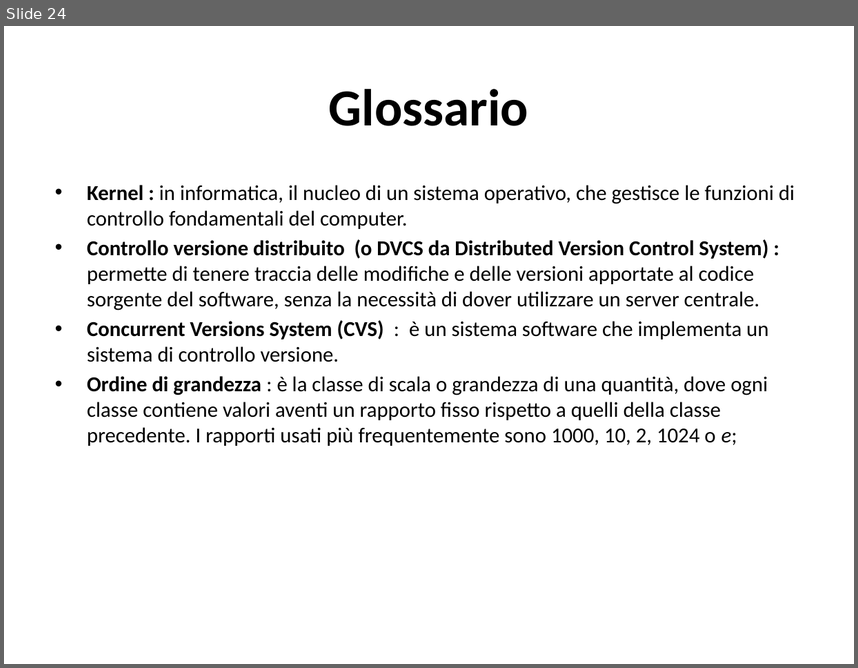
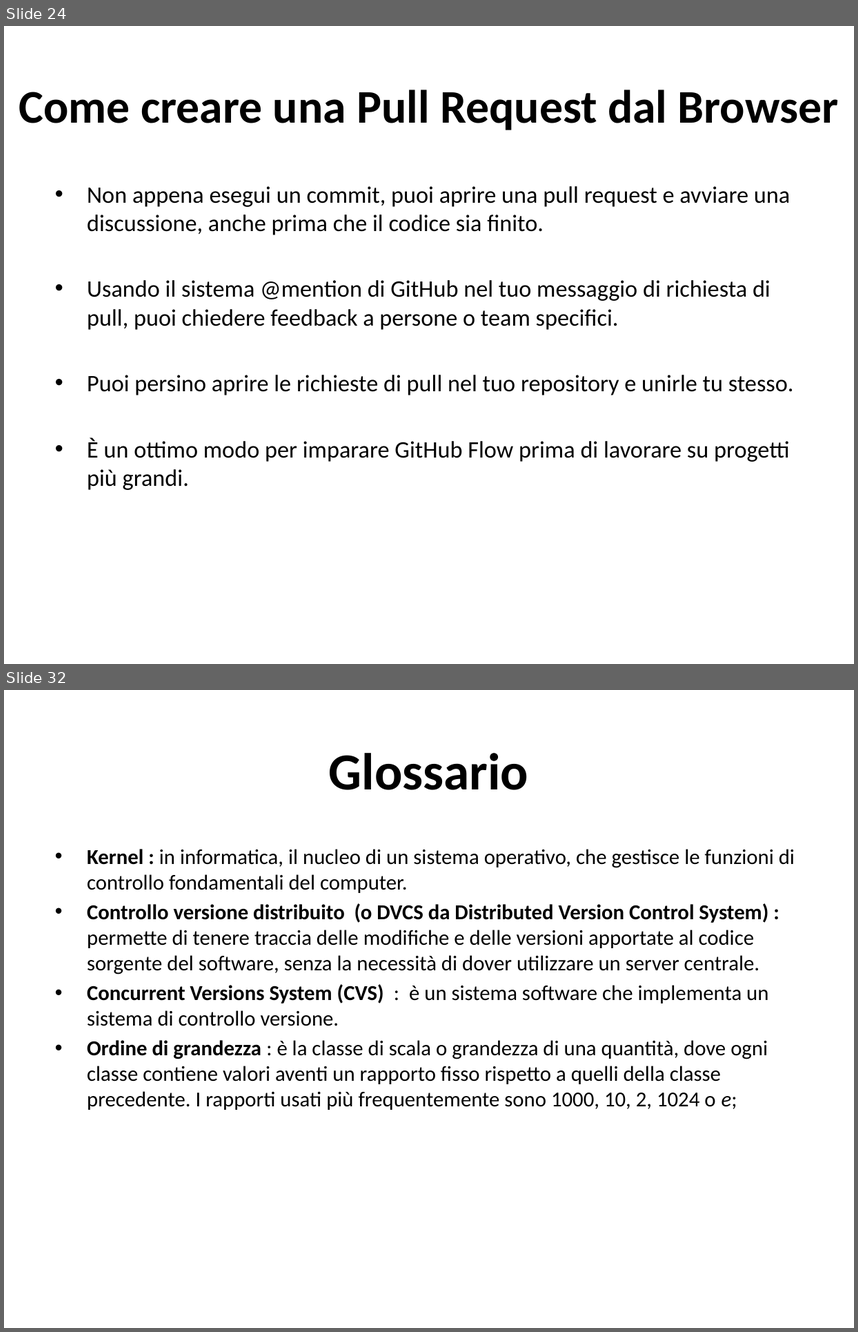
Before and after one commit to TeamEngim/GitHub-Introduction, a slide deck: Primi passi su GitHub.pptx. Shown one above the other, each under a label of ours: slide 24 before the commit, slides 24 and 32 after it; the slides between them are not shown. The pictures are 858x668 and 858x1332 pixels, drawn with LibreOffice and Linux fonts; fonts in the diff are those of the drawing. Boxes give left, top, right and bottom in pixels: in the first picture for what was removed or moved away, otherwise in the second. Text is boxed around its words. In the diff, an @@ line names an element or a change of style, - is before the commit and + after.

```diff
--- a/Primi passi su GitHub.pptx
+++ b/Primi passi su GitHub.pptx
@@ slide 24 added at (4,26,854,664), background #FFFFFF @@
@@ title added at (18,89,839,130), 39.6 pt, text #000000, bold @@
+Come creare una Pull Request dal Browser
@@ text added at (87,186,794,490), 20 pt, text #000000 @@
+• Non appena esegui un commit, puoi aprire una pull request e avviare una discussione, anche prima che il codice sia finito.
+• Usando il sistema @mention di GitHub nel tuo messaggio di richiesta di pull, puoi chiedere feedback a persone o team specifici.
+• Puoi persino aprire le richieste di pull nel tuo repository e unirle tu stesso.
+• È un ottimo modo per imparare GitHub Flow prima di lavorare su progetti più grandi.
@@ what was slide 24 is now slide 32 @@
```
Also in this commit, not shown: 10 slides changed, 7 other slides added.
